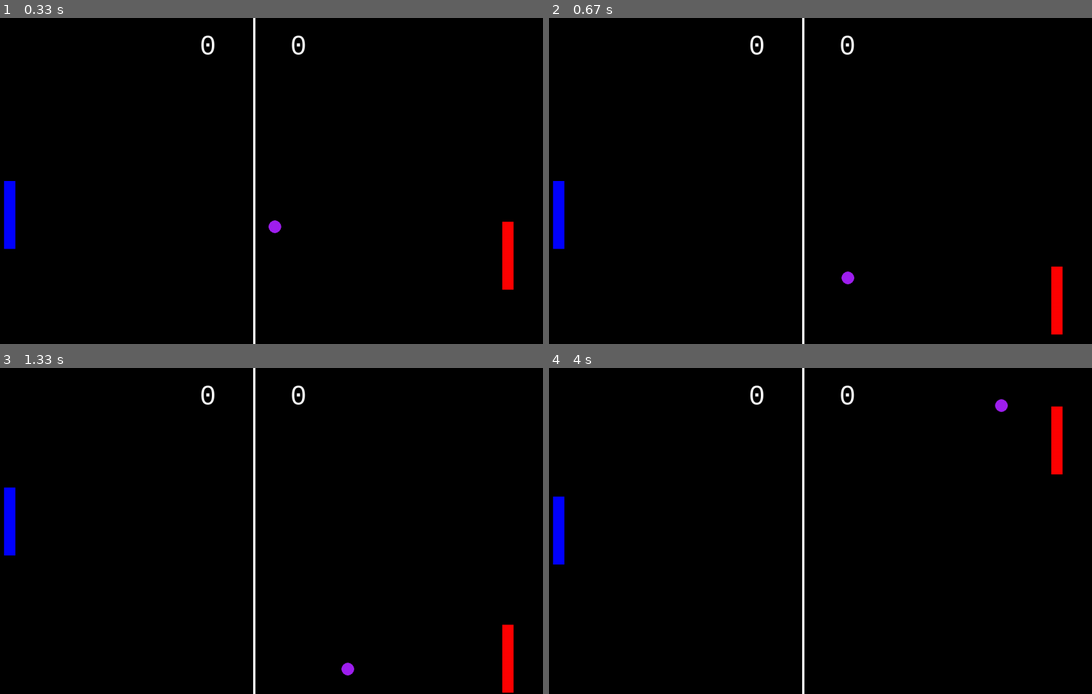
Above: before the commit, frames 1-4 (two rows, left to right).
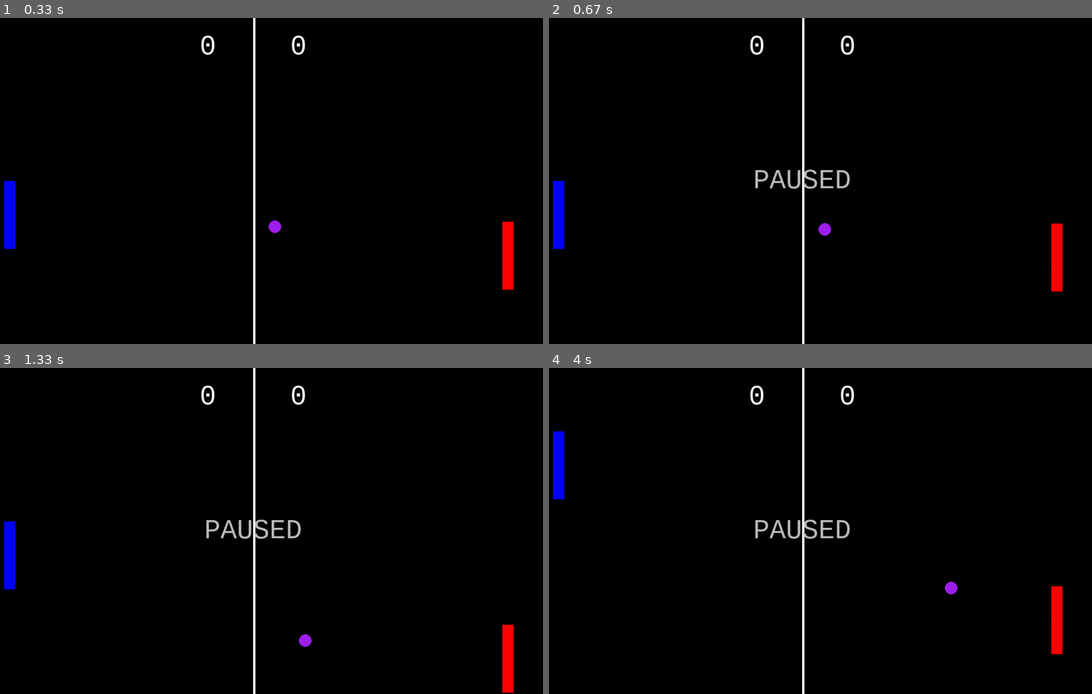
Above: after the commit, the same moments.

Repository: Tebryn05/pongPyGame
Game: pygame game, started from Pong.py
The game is run twice, just before and just after one commit, with the same random seed, the same clock (stepped at 60 frames per second) and the same inputs.
Inputs:
- Up to frame 1 (0.33 s): no input
- Up to frame 2 (0.67 s): tap Space at 0.33 s
- Up to frame 3 (1.33 s): tap Space at 0.67, 1.07 s; hold W from 1 s (still down)
- Up to frame 4 (4 s): tap Space at 1.37, 1.57, 1.9, 2.3, 2.7, 3.03, 3.37, 3.77 s; release W at 1.47 s; hold S 1.5-1.8 s; hold W 1.83-2.2 s; hold S 2.23-2.6 s; hold W 2.63-2.93 s; hold S 2.97-3.27 s; hold W 3.3-3.67 s; hold S from 3.7 s (still down)

Frame 1 is identical in both runs. In frame 2, 1.2% of the frame differs, in the area x 37-95%, y 46-98%; in frame 3, 1.0%; in frame 4, 2.4%, in the area x 0-95%, y 9-88%.

Commit message:
added a pause mechanic if you press space

Diff:
--- a/Pong.py
+++ b/Pong.py
@@ -43,6 +43,9 @@
 player_score = 0
 cpu_score = 0
 
+# pause variable
+paused = False
+
 # Paddle Speed
 paddle_speed = 300
 
@@ -148,6 +151,9 @@
     for event in pygame.event.get():
         if event.type == pygame.QUIT:
             running = False
+        if event.type == pygame.KEYDOWN:
+            if event.key == pygame.K_SPACE:
+                paused = not paused
 
     # fill the screen with a color to wipe away anything from last frame
     screen.fill("black")
@@ -176,56 +182,64 @@
     cpuScoreRect.center = ((screen.get_width()/2) + 100, 64)
     screen.blit(cpuScore, cpuScoreRect)
 
-    # move player paddle
-    keys = pygame.key.get_pressed()
-    if keys[pygame.K_w]:
-        player_pos.y -= 300 * dt
-    if keys[pygame.K_s]:
-        player_pos.y += 300 * dt
-
-
-    # stop player from moving off the map
-    if player_pos.y >= 567:
-        player_pos.y = 567
-    elif player_pos.y <= 4:
-        player_pos.y = 4
-
-
-
-    # collision with paddles
-    if player_pos.x <= ball_pos.x <= player_pos.x + paddle_width + ball_radius and player_pos.y <= ball_pos.y <= player_pos.y + paddle_height:
-        ball_movement.x *= -1
-
-
-        if ball_pos.y > player_pos.y + (paddle_height / 3):
-            ball_movement.y = random.randint(150, 400)
-        elif ball_pos.y < player_pos.y - (paddle_height / 3):
-            ball_movement.y = random.randint(-400, -150)
-        else:
-            ball_movement.y = random.choice([-150, 150])
-
-    if cpu_pos.x >= ball_pos.x >= cpu_pos.x - paddle_width + ball_radius and cpu_pos.y <= ball_pos.y <= cpu_pos.y + paddle_height:
-        ball_movement.x *= -1
-
-        if ball_pos.y > cpu_pos.y + (paddle_height / 3):
-            ball_movement.y = random.randint(150, 400)
-        elif ball_pos.y < cpu_pos.y - (paddle_height / 3):
-            ball_movement.y = random.randint(-400, -150)
-        else:
-            ball_movement.y = random.choice([-150, 150])
-
-    # call ball_movve
-    player_score, cpu_score = ball_move(ball_pos, player_score, cpu_score)
-
-    # call CPU_AI
-    CPU_AI(cpu_pos, paddle_speed, dt, ball_pos)
+    # pause mechanic
+    if paused:
+        pause_message = scoreFont.render("PAUSED", True, "gray")
+        pause_message_rect = pause_message.get_rect(center=(screen.get_width() / 2, screen.get_height() / 2))
+        screen.blit(pause_message, pause_message_rect)
+    else:
+        # move player paddle
+        keys = pygame.key.get_pressed()
+        if keys[pygame.K_w]:
+            player_pos.y -= 300 * dt
+        if keys[pygame.K_s]:
+            player_pos.y += 300 * dt
+
+
+        # stop player from moving off the map
+        if player_pos.y >= 567:
+            player_pos.y = 567
+        elif player_pos.y <= 4:
+            player_pos.y = 4
+
+
+
+        # collision with paddles
+        if player_pos.x <= ball_pos.x <= player_pos.x + paddle_width + ball_radius and player_pos.y <= ball_pos.y <= player_pos.y + paddle_height:
+            ball_movement.x *= -1
+
+
+            if ball_pos.y > player_pos.y + (paddle_height / 3):
+                ball_movement.y = random.randint(150, 400)
+            elif ball_pos.y < player_pos.y - (paddle_height / 3):
+                ball_movement.y = random.randint(-400, -150)
+            else:
+                ball_movement.y = random.choice([-150, 150])
+
+        if cpu_pos.x >= ball_pos.x >= cpu_pos.x - paddle_width + ball_radius and cpu_pos.y <= ball_pos.y <= cpu_pos.y + paddle_height:
+            ball_movement.x *= -1
+
+            if ball_pos.y > cpu_pos.y + (paddle_height / 3):
+                ball_movement.y = random.randint(150, 400)
+            elif ball_pos.y < cpu_pos.y - (paddle_height / 3):
+                ball_movement.y = random.randint(-400, -150)
+            else:
+                ball_movement.y = random.choice([-150, 150])
+
+        # call ball_movve
+        player_score, cpu_score = ball_move(ball_pos, player_score, cpu_score)
+
+        # call CPU_AI
+        CPU_AI(cpu_pos, paddle_speed, dt, ball_pos)
 
     # flip() the display to put your work on screen
     pygame.display.flip()
     print(player_pos)
+
     # limits FPS to 60
     # dt is delta time in seconds since last frame, used for framerate-
     # independent physics.
     dt = clock.tick(60) / 1000
 
+
 pygame.quit()
